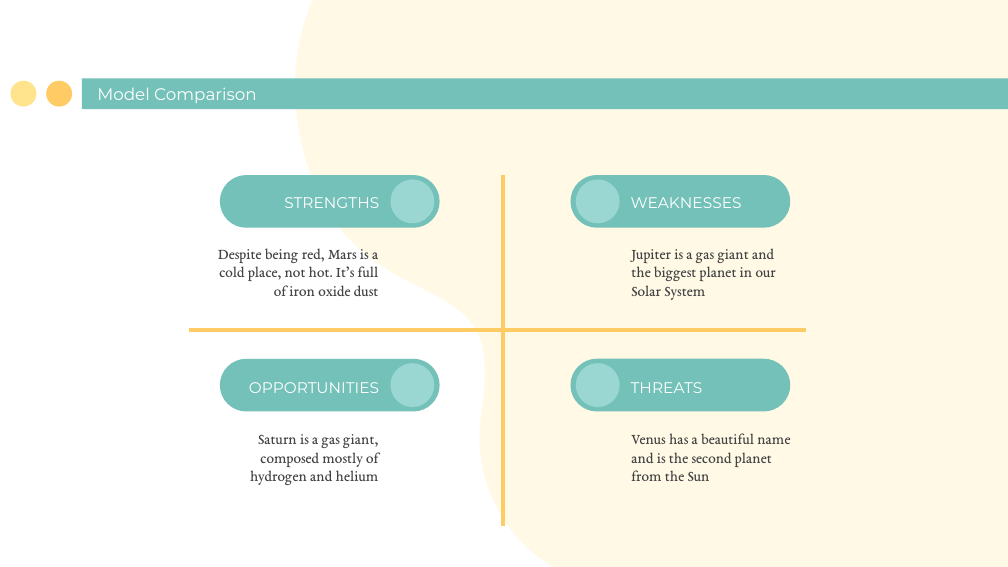
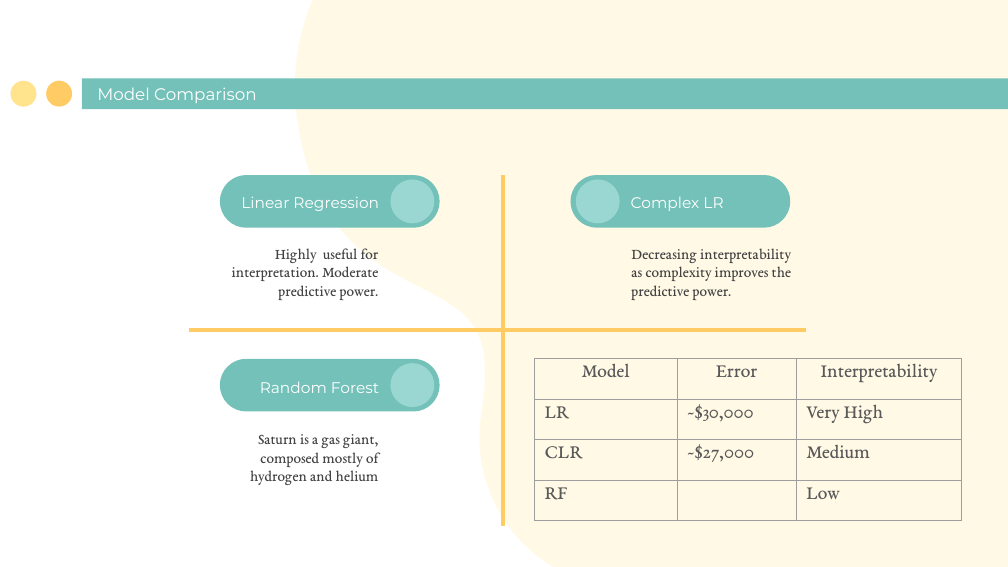
Before and after one commit to NickSager/DS_6372_Ames2, a slide deck: slide 22 of MSDS 6372 Project 1.pptx. Drawn at 1008x567 pixels with LibreOffice and Linux fonts; fonts in the diff are those of the drawing. Boxes give left, top, right and bottom in pixels: in the first picture for what was removed or moved away, otherwise in the second. Text is boxed around its words. In the diff, an @@ line names an element or a change of style, - is before the commit and + after.

Commit message:
Update PPT

```diff
--- a/MSDS 6372 Project 1.pptx
+++ b/MSDS 6372 Project 1.pptx
@@ text at <box>241,196,379,211</box>: text changed @@
-STRENGTHS
+Linear Regression
@@ text at <box>631,196,723,211</box>: text changed @@
-WEAKNESSES
+Complex LR
@@ text at <box>232,248,379,300</box>: text changed @@
-Despite being red, Mars is a cold place, not hot. It’s full of iron oxide dust
+Highly useful for interpretation. Moderate predictive power.
@@ text at <box>631,248,791,300</box>: text changed @@
-Jupiter is a gas giant and the biggest planet in our Solar System
+Decreasing interpretability as complexity improves the predictive power.
@@ table added at <box>534,359,961,521</box>, 4 rows, 3 columns @@
+Model | Error | Interpretability
+LR | ~$30,000 | Very High
+CLR | ~$27,000 | Medium
+RF |  | Low
@@ freeform shape removed at <box>571,359,790,411</box> @@
@@ text at <box>260,381,379,393</box>: text changed @@
-OPPORTUNITIES
+Random Forest
@@ freeform shape removed at <box>576,363,620,407</box> @@
@@ text removed at <box>631,382,703,393</box> @@
-THREATS
@@ text removed at <box>631,433,790,481</box> @@
-Venus has a beautiful name and is the second planet from the Sun
```
